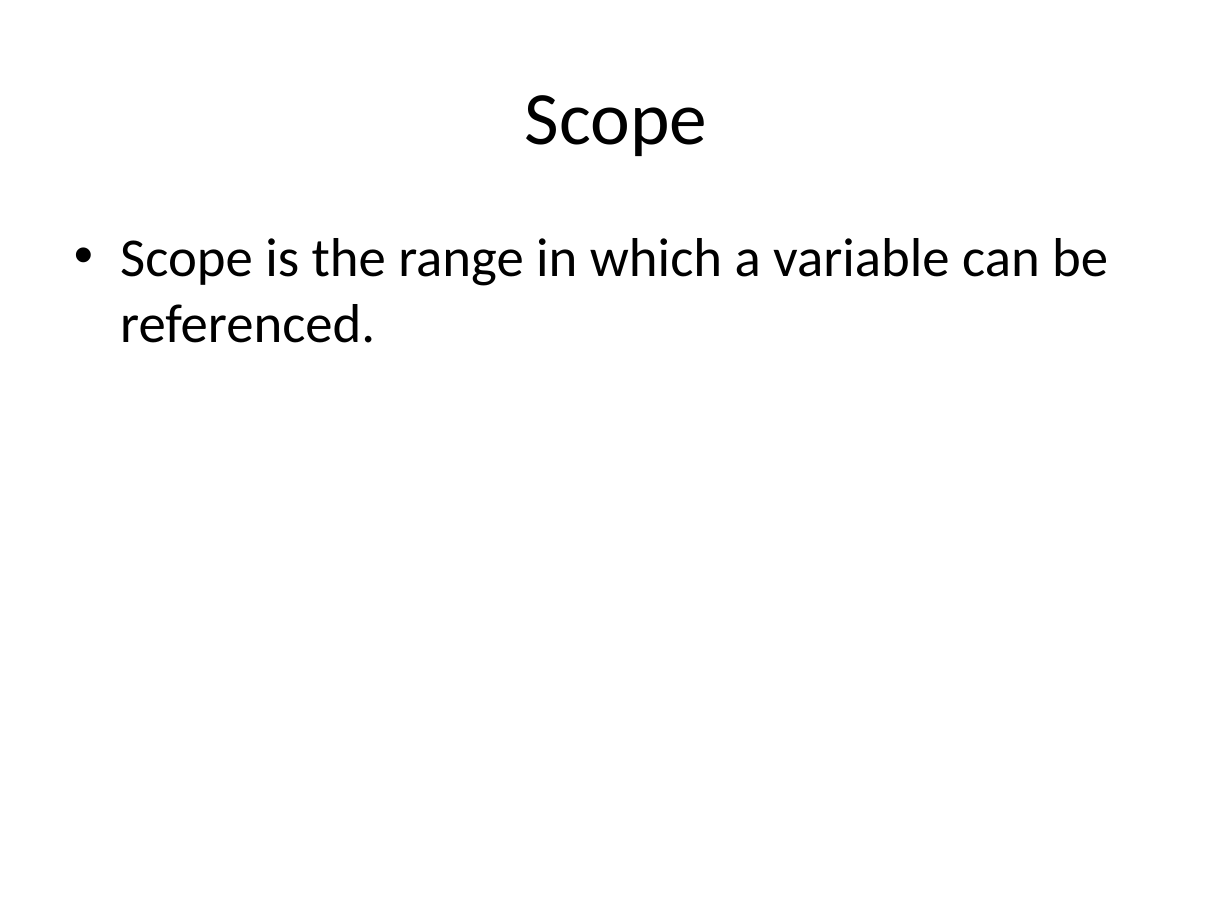
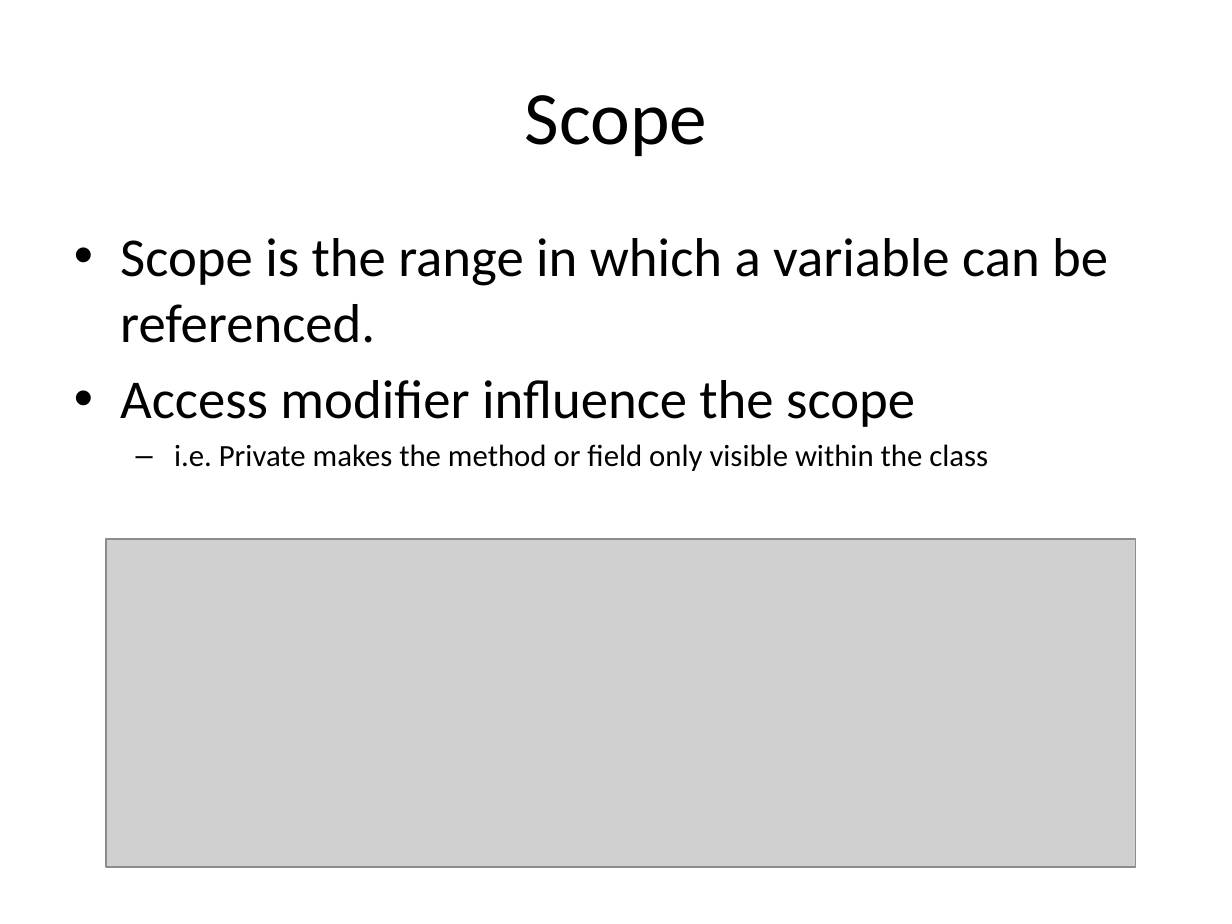
Before and after one commit to isurup/kalle-martin-group, a slide deck: slide 6 of OOPExam/06 Methods, parameters, scope and properties.pptx. Drawn at 1232x924 pixels with LibreOffice and Linux fonts; fonts in the diff are those of the drawing; grey boxes stand for pictures. Boxes give left, top, right and bottom in pixels: in the first picture for what was removed or moved away, otherwise in the second. Text is boxed around its words. In the diff, an @@ line names an element or a change of style, - is before the commit and + after.

```diff
--- a/OOPExam/06 Methods, parameters, scope and properties.pptx
+++ b/OOPExam/06 Methods, parameters, scope and properties.pptx
@@ text at bbox=[120, 380, 988, 471]: paragraphs added @@
+• Access modifier influence the scope
+  – i.e. Private makes the method or field only visible within the class
@@ picture added at bbox=[106, 540, 1136, 867] @@
```
Also in this commit, not shown: 3 other slides changed.
